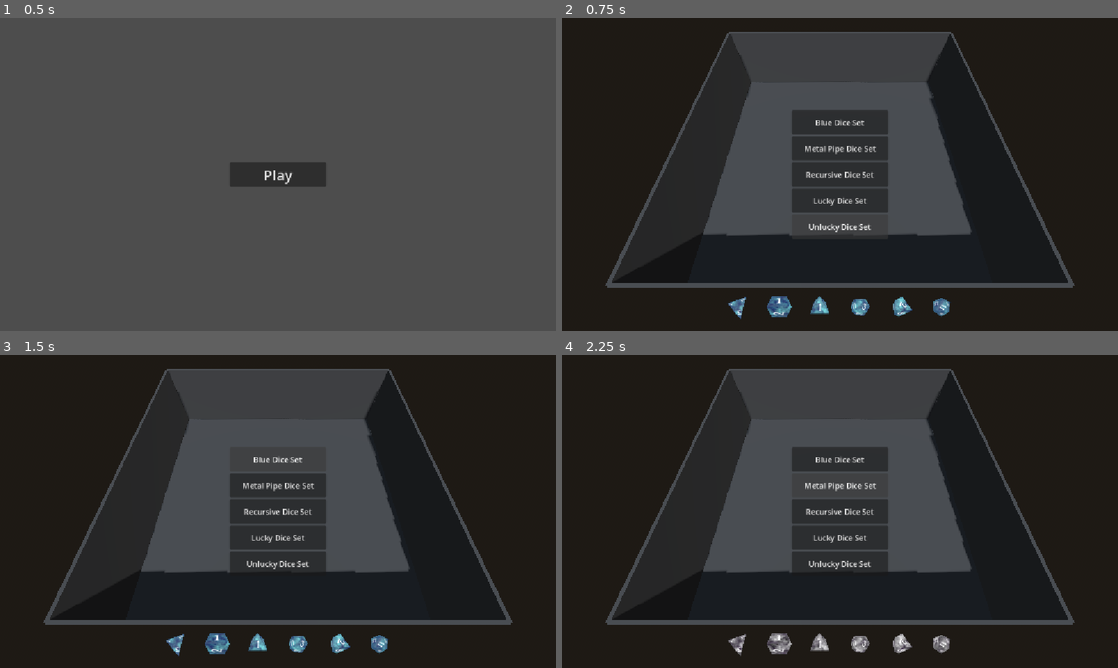
Above: before the commit, frames 1-4 (two rows, left to right).
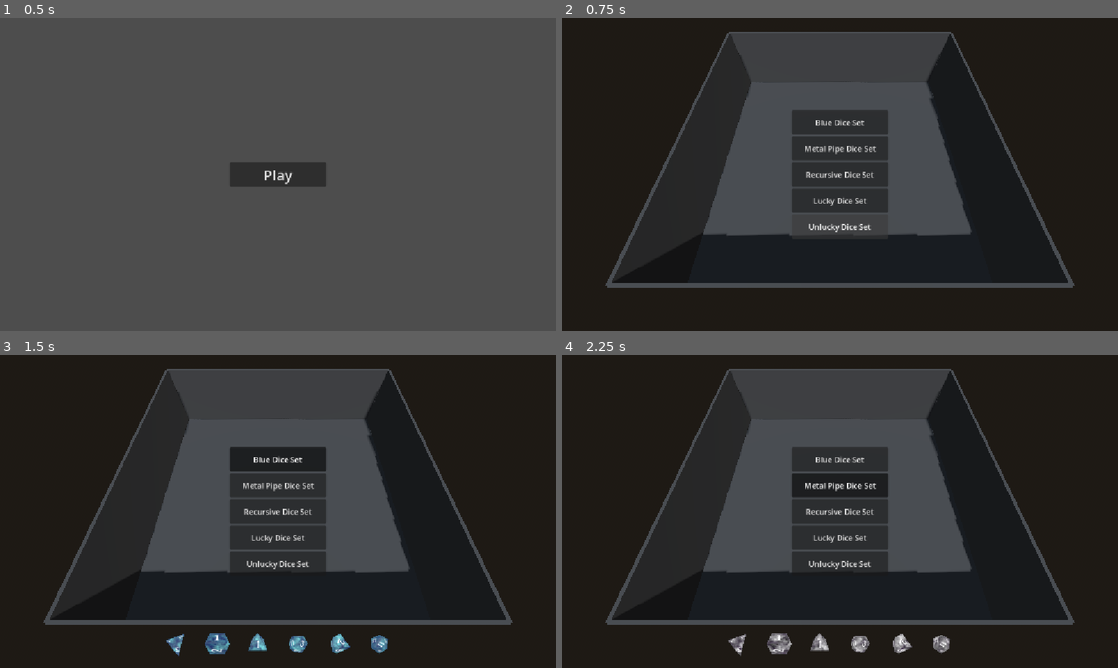
Above: after the commit, the same moments.

Repository: jruigrok/DiceSim
Game: Godot game, scene res://scenes/main_menu.tscn
The game is run twice, just before and just after one commit, with the same random seed, the same clock (stepped at 60 frames per second) and the same inputs.
Inputs:
- Up to frame 1 (0.5 s): no input
- Up to frame 2 (0.75 s): click "Play" at 0.5 s
- Up to frame 3 (1.5 s): click "Blue Dice Set" at 1.25 s
- Up to frame 4 (2.25 s): click "Metal Pipe Dice Set" at 2 s

Frame 1 is identical in both runs. In frame 2, 0.9% of the frame differs, in the area x 29-70%, y 49-97%; in frame 3, 1.3%, in the area x 41-59%, y 29-51%; in frame 4, 1.2%.

Commit message:
Minor bug fixes

Diff:
--- a/scenes/dice_roller.tscn
+++ /dev/null
@@ -1,19 +0,0 @@
-[gd_scene format=3 uid="uid://pc87ipin6rhm"]
-
-[ext_resource type="Script" uid="uid://b8x7qxfrvqqmi" path="res://scripts/dice_roller.gd" id="1_c0j7a"]
-
-[node name="DiceRoller" type="MeshInstance3D" unique_id=1125792657]
-transform = Transform3D(1, 0, 0, 0, 0.47867042, -0.8779945, 0, 0.8779945, 0.47867042, 0, 0, 0)
-script = ExtResource("1_c0j7a")
-
-[node name="CanvasLayer" type="CanvasLayer" parent="." unique_id=1035099552]
-
-[node name="PowerBar" type="ProgressBar" parent="CanvasLayer" unique_id=2123821012]
-unique_name_in_owner = true
-visible = false
-offset_left = 860.0
-offset_top = 608.0
-offset_right = 1038.0
-offset_bottom = 648.0
-size_flags_horizontal = 0
-size_flags_vertical = 1
--- a/scenes/dice_selector.tscn
+++ b/scenes/dice_selector.tscn
@@ -1,8 +1,6 @@
 [gd_scene format=3 uid="uid://b8mqbc133g0uo"]
 
 [ext_resource type="Script" uid="uid://b2p3cgvxaxbkm" path="res://scripts/dice_selector.gd" id="1_htwg6"]
-
-[sub_resource type="CanvasTexture" id="CanvasTexture_17qqn"]
 
 [node name="DiceSelector" type="CanvasLayer" unique_id=1160484203]
 script = ExtResource("1_htwg6")
@@ -23,18 +21,3 @@
 layout_mode = 2
 size_flags_vertical = 8
 mouse_filter = 2
-
-[node name="CrossHair" type="TextureRect" parent="." unique_id=1607995549]
-anchors_preset = 8
-anchor_left = 0.5
-anchor_top = 0.5
-anchor_right = 0.5
-anchor_bottom = 0.5
-offset_left = -1.5
-offset_top = -1.5
-offset_right = 1.5
-offset_bottom = 1.5
-grow_horizontal = 2
-grow_vertical = 2
-size_flags_vertical = 4
-texture = SubResource("CanvasTexture_17qqn")
--- a/scenes/dice_sim.tscn
+++ b/scenes/dice_sim.tscn
@@ -4,7 +4,6 @@
 [ext_resource type="PackedScene" uid="uid://c0xec5bo1xe4r" path="res://scenes/arena.tscn" id="3_5ghwb"]
 [ext_resource type="PackedScene" uid="uid://t6iot3y2j1rj" path="res://scenes/player.tscn" id="3_jd2gm"]
 [ext_resource type="PackedScene" uid="uid://b8mqbc133g0uo" path="res://scenes/dice_selector.tscn" id="4_12od1"]
-[ext_resource type="Resource" uid="uid://cwjjsp5hi1jyi" path="res://dice_sets/BlueDiceSet.tres" id="5_vquxa"]
 
 [sub_resource type="ProceduralSkyMaterial" id="ProceduralSkyMaterial_hjywd"]
 
@@ -36,4 +35,3 @@
 transform = Transform3D(1, 0, 0, 0, 0.4786705, 0.8779946, 0, -0.8779946, 0.4786705, 0, 10, 10)
 
 [node name="DiceSelector" parent="." unique_id=1160484203 instance=ExtResource("4_12od1")]
-dice_set = ExtResource("5_vquxa")
--- a/scenes/player.tscn
+++ b/scenes/player.tscn
@@ -1,12 +1,41 @@
 [gd_scene format=3 uid="uid://t6iot3y2j1rj"]
 
 [ext_resource type="Script" uid="uid://b6p1tstsr74nv" path="res://scripts/player.gd" id="1_dqkch"]
-[ext_resource type="PackedScene" uid="uid://pc87ipin6rhm" path="res://scenes/dice_roller.tscn" id="2_g2els"]
+
+[sub_resource type="CanvasTexture" id="CanvasTexture_3vyb7"]
 
 [node name="Player" type="Camera3D" unique_id=1512474498]
 transform = Transform3D(1, 0, 0, 0, 0.4786705, 0.87799466, 0, -0.87799466, 0.4786705, 0, 0, 0)
 current = true
 script = ExtResource("1_dqkch")
 
-[node name="DiceRoller" parent="." unique_id=1125792657 instance=ExtResource("2_g2els")]
-transform = Transform3D(1, 0, 0, 0, 0.47867042, -0.8779944, 0, 0.8779944, 0.47867042, 5, -2.5, -6)
+[node name="CanvasLayer" type="CanvasLayer" parent="." unique_id=1296485428]
+
+[node name="PowerBar" type="ProgressBar" parent="CanvasLayer" unique_id=243338009]
+unique_name_in_owner = true
+visible = false
+offset_left = 860.0
+offset_top = 608.0
+offset_right = 1038.0
+offset_bottom = 648.0
+size_flags_horizontal = 0
+size_flags_vertical = 1
+
+[node name="CrossHair" type="TextureRect" parent="CanvasLayer" unique_id=705171816]
+anchors_preset = 8
+anchor_left = 0.5
+anchor_top = 0.5
+anchor_right = 0.5
+anchor_bottom = 0.5
+offset_left = -1.5
+offset_top = -1.5
+offset_right = 1.5
+offset_bottom = 1.5
+grow_horizontal = 2
+grow_vertical = 2
+size_flags_vertical = 4
+texture = SubResource("CanvasTexture_3vyb7")
+
+[node name="CurDiceMesh" type="MeshInstance3D" parent="." unique_id=1516093635]
+unique_name_in_owner = true
+transform = Transform3D(1, 0, 0, 0, 1, 0, 0, 0, 1, 5, -2.5, -6)
--- a/scenes/set_selector.tscn
+++ b/scenes/set_selector.tscn
@@ -1,9 +1,12 @@
 [gd_scene format=3 uid="uid://ck63j4lfwj35f"]
 
 [ext_resource type="Script" uid="uid://dhvx4jrbqkjc2" path="res://scripts/set_selector.gd" id="1_li4o2"]
+[ext_resource type="Script" uid="uid://die8svrhe3dvd" path="res://res_scripts/DiceSet.gd" id="2_exnol"]
+[ext_resource type="Resource" uid="uid://cwjjsp5hi1jyi" path="res://dice_sets/BlueDiceSet.tres" id="3_kqt2u"]
 
 [node name="SetSelector" type="CanvasLayer" unique_id=4146138]
 script = ExtResource("1_li4o2")
+sets = Array[ExtResource("2_exnol")]([ExtResource("3_kqt2u")])
 
 [node name="ColorRect" type="ColorRect" parent="." unique_id=116218059]
 anchors_preset = 15
--- a/scripts/dice_roller.gd
+++ /dev/null
@@ -1,68 +0,0 @@
-extends MeshInstance3D
-class_name DiceRoller
-
-var cur_dice_data: DiceData
-var cur_set_data: DiceSetData
-
-var dice_scene: PackedScene = preload("res://scenes/dice.tscn")
-@onready var power_bar: ProgressBar = %PowerBar
-
-const MIN_ROLL_VEL = 5
-const MAX_ROLL_VEL = 10
-
-const MAX_CHARGE := 1.5
-const MIN_SPEED := 5.0
-const MAX_SPEED := 30.0
-const LOBB_ANGLE := 15.0
-var charging := false
-var time_charging: float = 0
-var throw_ready := false
-
-func _ready() -> void:
-	GameEvents.dice_set_change.connect(on_dice_set_change)
-	GameEvents.update_dice.connect(on_update_dice)
-
-func _process(delta: float) -> void:
-	if charging:
-		time_charging = min(time_charging + delta, MAX_CHARGE)
-		power_bar.value = (time_charging / MAX_CHARGE) * 100
-
-func throw_dice() -> void:
-	var speed: float = lerp(MIN_SPEED, MAX_SPEED, time_charging / MAX_CHARGE)
-	var camera: Camera3D = get_viewport().get_camera_3d()
-	var forward: Vector3 = -camera.global_basis.z
-	var direction: Vector3 = forward.rotated(camera.global_basis.x, deg_to_rad(LOBB_ANGLE))
-	direction = direction.normalized()
-
-	var dice: Dice = dice_scene.instantiate()
-	dice.dice_data = cur_dice_data
-	dice.set_data = cur_set_data
-	dice.linear_velocity = direction * speed
-	get_tree().current_scene.add_child(dice)
-	dice.position = get_parent().global_position + (Vector3.DOWN * 3)
-	power_bar.value = 0
-
-func _unhandled_input(event: InputEvent) -> void:
-	if throw_ready:
-		if event.is_action_pressed("throw_dice"):
-			charging = true
-			time_charging = 0
-		elif event.is_action_released("throw_dice"):
-			charging = false
-			throw_dice()
-
-func on_dice_set_change(_dice_set: DiceSet) -> void:
-	cur_dice_data = null
-	cur_set_data = null
-	mesh = null
-	material_override = null
-	throw_ready = false
-	power_bar.visible = false
-
-func on_update_dice(new_dice_data: DiceData, new_set_data: DiceSetData) -> void:
-	throw_ready = true
-	cur_dice_data = new_dice_data
-	cur_set_data = new_set_data
-	mesh = cur_dice_data.mesh
-	material_override = cur_set_data.material
-	power_bar.visible = true
--- a/scripts/dice_selector.gd
+++ b/scripts/dice_selector.gd
@@ -1,19 +1,14 @@
 extends CanvasLayer
 class_name DiceSelector
 
-@export var dice_set: DiceSet
+var dice_set: DiceSet = null
 
 @onready var h_box_container: HBoxContainer = $MarginContainer/HBoxContainer
 @onready var margin_container: MarginContainer = $MarginContainer
 var preview_scene := preload("uid://dclypq33xt5mr")
 
 func _ready() -> void:
-	if dice_set == null:
-		push_error("No dice set assigned")
-		return
 	margin_container.add_theme_constant_override("margin_bottom", 10)
-	setup_previews()
-
 	GameEvents.dice_set_change.connect(on_dice_set_change)
 
 func on_dice_set_change(new_dice_set: DiceSet) -> void:
@@ -33,7 +28,7 @@
 		preview.add_to_group("dice previews")
 
 func select_dice(idx: int) -> void:
-	if idx < dice_set.dice.size():
+	if dice_set != null && idx < dice_set.dice.size():
 		GameEvents.update_dice.emit(dice_set.dice[idx], dice_set.data)
 		get_tree().call_group("dice previews", "update_dice", idx)
 
--- a/scripts/player.gd
+++ b/scripts/player.gd
@@ -1,7 +1,25 @@
 extends Camera3D
+class_name Player
 
 @export var sensitivity := 0.002
 var pitch := rotation.x
+var cur_dice_data: DiceData
+var cur_set_data: DiceSetData
+
+var dice_scene: PackedScene = preload("res://scenes/dice.tscn")
+@onready var power_bar: ProgressBar = %PowerBar
+@onready var cur_dice_mesh: MeshInstance3D = %CurDiceMesh
+
+const MIN_ROLL_VEL = 5
+const MAX_ROLL_VEL = 10
+
+const MAX_CHARGE := 1.5
+const MIN_SPEED := 5.0
+const MAX_SPEED := 30.0
+const LOBB_ANGLE := 15.0
+var charging := false
+var time_charging: float = 0
+var throw_ready := false
 
 func _unhandled_input(event: InputEvent) -> void:
 	if Input.mouse_mode == Input.MOUSE_MODE_CAPTURED && event is InputEventMouseMotion:
@@ -10,3 +28,50 @@
 		pitch -= event.relative.y * sensitivity
 		pitch = clamp(pitch, -PI/2, PI/2)
 		rotation.x = pitch
+	elif throw_ready:
+		if event.is_action_pressed("throw_dice"):
+			charging = true
+			time_charging = 0
+		elif event.is_action_released("throw_dice"):
+			charging = false
+			throw_dice()
+
+func _ready() -> void:
+	GameEvents.dice_set_change.connect(on_dice_set_change)
+	GameEvents.update_dice.connect(on_update_dice)
+
+func _process(delta: float) -> void:
+	if charging:
+		time_charging = min(time_charging + delta, MAX_CHARGE)
+		power_bar.value = (time_charging / MAX_CHARGE) * 100
+
+func throw_dice() -> void:
+	var speed: float = lerp(MIN_SPEED, MAX_SPEED, time_charging / MAX_CHARGE)
+	var camera: Camera3D = get_viewport().get_camera_3d()
+	var forward: Vector3 = -camera.global_basis.z
+	var direction: Vector3 = forward.rotated(camera.global_basis.x, deg_to_rad(LOBB_ANGLE))
+	direction = direction.normalized()
+
+	var dice: Dice = dice_scene.instantiate()
+	dice.dice_data = cur_dice_data
+	dice.set_data = cur_set_data
+	dice.linear_velocity = direction * speed
+	get_parent().add_child(dice)
+	dice.position = global_position + (Vector3.DOWN * 3)
+	power_bar.value = 0
+
+func on_dice_set_change(_dice_set: DiceSet) -> void:
+	cur_dice_data = null
+	cur_set_data = null
+	cur_dice_mesh.mesh = null
+	cur_dice_mesh.material_override = null
+	throw_ready = false
+	power_bar.visible = false
+
+func on_update_dice(new_dice_data: DiceData, new_set_data: DiceSetData) -> void:
+	throw_ready = true
+	cur_dice_data = new_dice_data
+	cur_set_data = new_set_data
+	cur_dice_mesh.mesh = cur_dice_data.mesh
+	cur_dice_mesh.material_override = cur_set_data.material
+	power_bar.visible = true
--- a/scripts/set_selector.gd
+++ b/scripts/set_selector.gd
@@ -8,11 +8,14 @@
 
 func _ready() -> void:
 	GameEvents.game_state_change.connect(on_game_state_change)
+	var button_group := ButtonGroup.new()
 
 	for dice_set: DiceSet in sets:
 		var button := Button.new()
 		button.custom_minimum_size = BUTTON_SIZE
 		button.text = dice_set.resource_name
+		button.toggle_mode = true
+		button.button_group = button_group
 		button.pressed.connect(
 			func () -> void:
 				GameEvents.dice_set_change.emit(dice_set)
Not shown, removed: scripts/dice_roller.gd.uid
